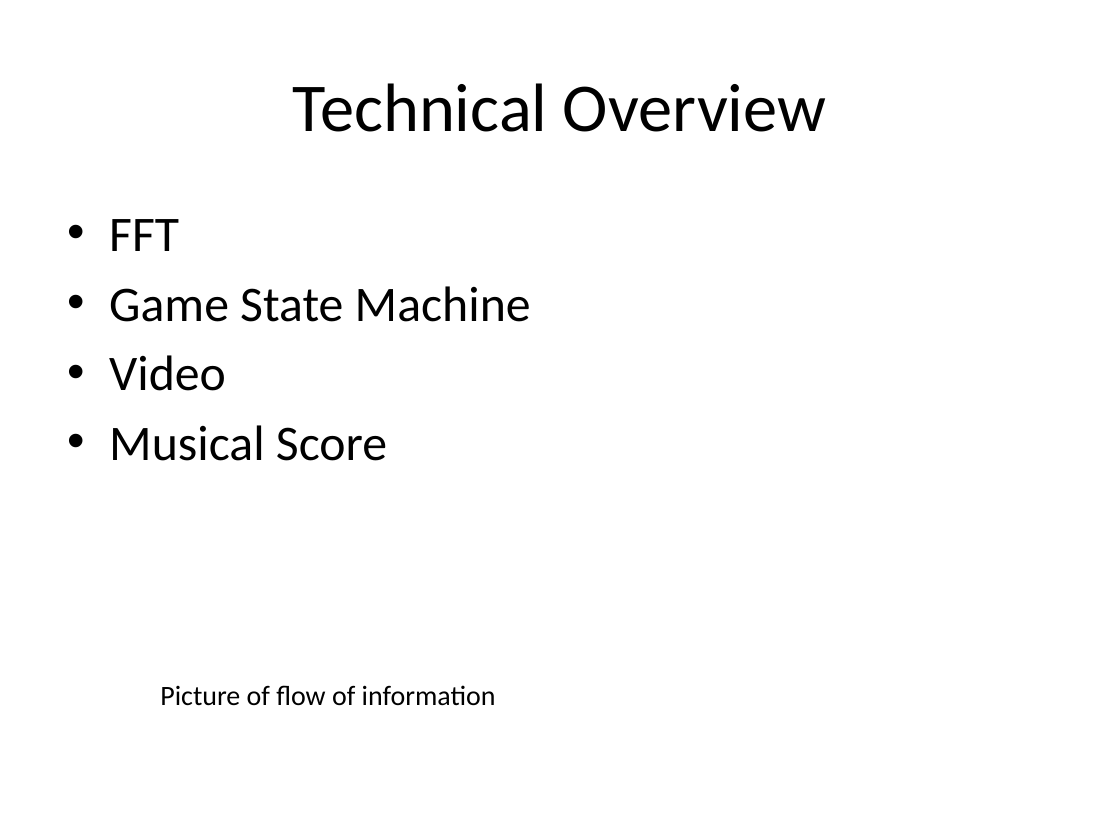
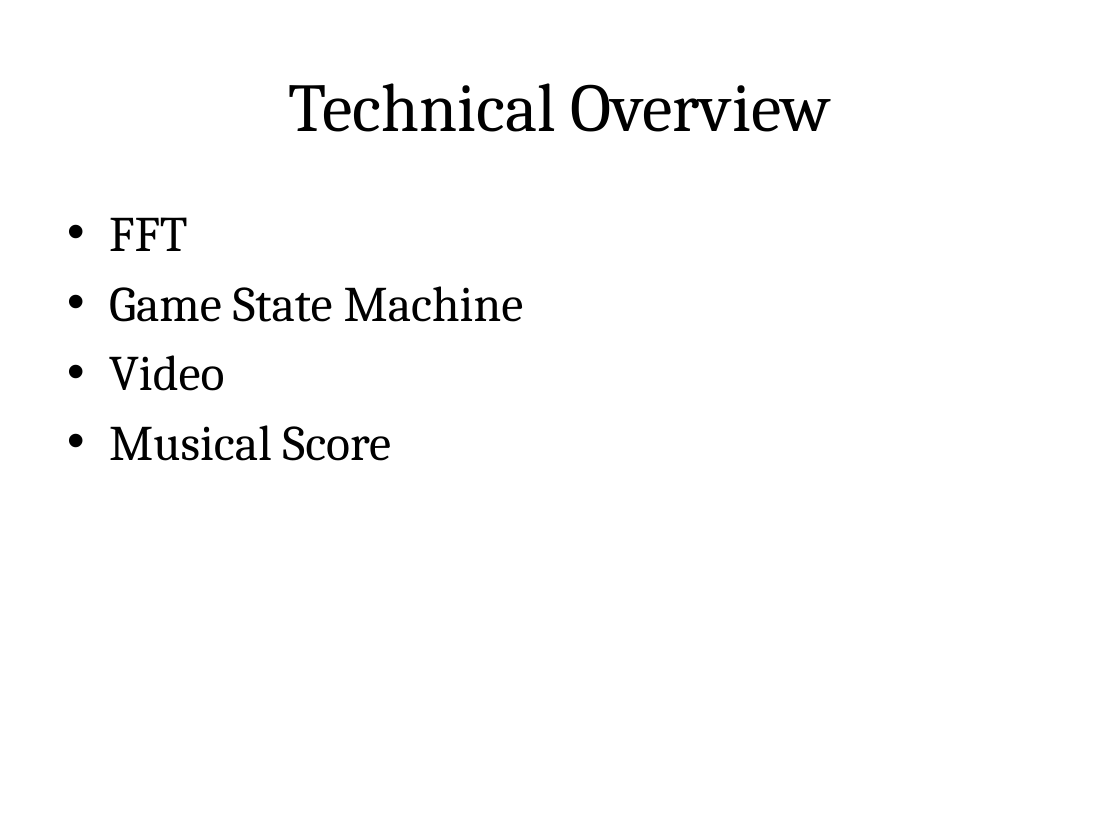
Before and after one commit to pH14/Recorder-Hero, a slide deck: slide 5 of doc/Recorder Hero!.pptx. Drawn at 1120x840 pixels with LibreOffice and Linux fonts; fonts in the diff are those of the drawing. Boxes give left, top, right and bottom in pixels: in the first picture for what was removed or moved away, otherwise in the second. Text is boxed around its words. In the diff, an @@ line names an element or a change of style, - is before the commit and + after.

Commit message:
changes to presentation

```diff
--- a/doc/Recorder Hero!.pptx
+++ b/doc/Recorder Hero!.pptx
@@ title "Technical Overview" at <box>289,83,831,132</box>: font Calibri to Cambria @@
@@ text "FFT" at <box>109,217,524,461</box>: font Calibri to Cambria @@
@@ text removed at <box>160,685,496,706</box> @@
-Picture of flow of information
```
Also in this commit, not shown: 3 other slides changed, 6 slides added, 1 slide removed.
